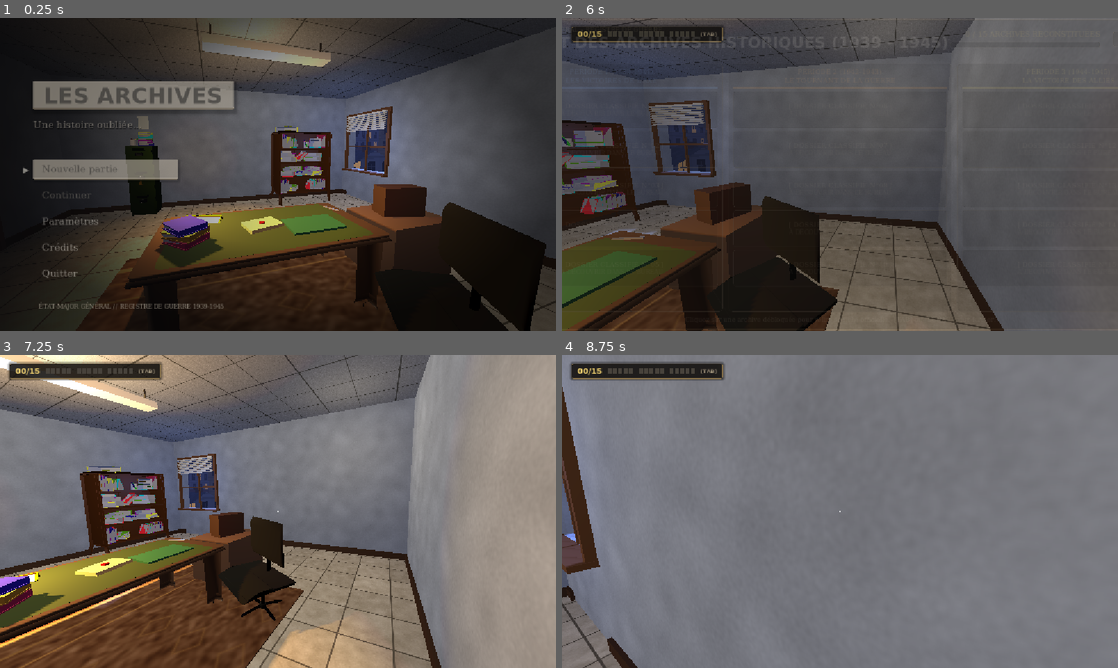
Above: before the commit, frames 1-4 (two rows, left to right).
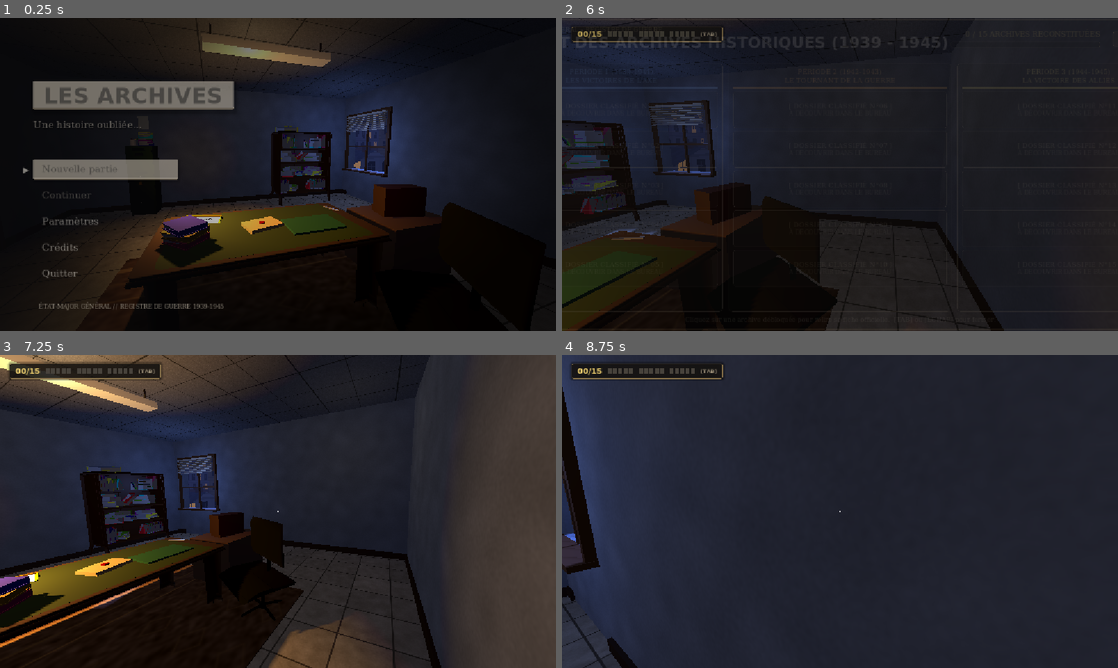
Above: after the commit, the same moments.

Repository: NexorrDev/Godot-WW2
Game: Godot game, scene res://scenes/main_game.tscn
The game is run twice, just before and just after one commit, with the same random seed, the same clock (stepped at 60 frames per second) and the same inputs.
Inputs (mouse positions are in pixels of both pictures, inside the frame that each line leads up to):
- Up to frame 1 (0.25 s): no input
- Up to frame 2 (6 s): click "Nouvelle partie" at 0.5 s; tap Enter at 1.25, 2.75, 4.25 s; move the mouse to (867, 174) at 1.27 s; hold W 1.28-2 s; tap Tab at 1.35 s; click (867, 174) at 1.42 s; tap Space at 2, 3.5, 5 s; drag from (728, 190) to (812, 237) at 2.02 s; move the mouse to (895, 105) at 2.77 s; hold D 2.78-3.5 s; tap E at 2.85 s; drag from (812, 237) to (673, 127) at 3.52 s; move the mouse to (1006, 221) at 4.27 s; hold A 4.28-5 s; hold Q 4.28-5 s; drag from (673, 127) to (756, 96) at 5.02 s; move the mouse to (867, 174) at 5.77 s; hold S from 5.78 s (still down); tap J at 5.85 s; click (867, 174) at 5.92 s
- Up to frame 3 (7.25 s): move the mouse to (255, 505) at 6.52 s; release S at 6.53 s; hold D from 6.53 s (still down); tap E at 6.6 s
- Up to frame 4 (8.75 s): move the mouse to (867, 511) at 7.27 s; release D at 7.28 s; hold Z 7.28-8.03 s; hold W from 7.28 s (still down); move the mouse to (812, 511) at 8.02 s; tap Q at 8.1 s; click (812, 511) at 8.17 s

The runs differ from the first frame. In frame 1, 56% of the frame differs, in the area x 14-100%, y 0-100%; in frame 2, 84%; in frame 3, 96%; in frame 4, 99%, in the area x 0-100%, y 0-100%.

Commit message:
Lumière plus contrastée entre les périodes, texte de la plaque sur le chevalet, oiseaux avec vraies ailes qui tournent au-dessus de la rue
Co-Authored-By: Claude Sonnet 5.5 <noreply@anthropic.com>
Claude-Session: https://claude.ai/code/session_019jx8jc2EtZW8BPq9GZRgmx

Diff:
--- a/ww-2-archives-game/scenes/main_game.tscn
+++ b/ww-2-archives-game/scenes/main_game.tscn
@@ -104,7 +104,7 @@
 model_path = "res://assets/models/louka/bureau.glb"
 collision_height = 0.76
 label_text = "ARCHIVISTE"
-label_pos = Vector3(0.23, 0.824, -0.435)
+label_pos = Vector3(0.18, 0.797, -0.435)
 
 [node name="Chaise" type="StaticBody3D" parent="."]
 transform = Transform3D(-0.94, 0, 0.34, 0, 1, 0, -0.34, 0, -0.94, 0.95, 0, 1.55)
--- a/ww-2-archives-game/scripts/office_room.gd
+++ b/ww-2-archives-game/scripts/office_room.gd
@@ -33,19 +33,19 @@
 const PRESETS: Dictionary = {
 	1: { # NUIT FROIDE : lune bleue par la fenêtre, lampe de bureau chaude, crépuscule dehors
 		"light_color": Color(0.42, 0.56, 1.0), "light_energy": 0.95, "light_dir": Vector3(-0.78, -0.50, 0.30),
-		"ambient_color": Color(0.30, 0.33, 0.44), "ambient_energy": 1.0, "ceiling": 1.1,
+		"ambient_color": Color(0.13, 0.15, 0.24), "ambient_energy": 0.85, "ceiling": 0.10, "corner": 0.03,
 		"lamp": 1.7, "fill_color": Color(0.45, 0.56, 0.85), "fill": 0.40,
 		"bg": Color(0.02, 0.02, 0.04), "sky": "dusk",
 	},
 	2: { # AUBE : lumière orangée rasante
 		"light_color": Color(1.0, 0.70, 0.46), "light_energy": 1.25, "light_dir": Vector3(-0.92, -0.26, 0.22),
-		"ambient_color": Color(0.42, 0.38, 0.44), "ambient_energy": 0.95, "ceiling": 0.9,
+		"ambient_color": Color(0.30, 0.26, 0.32), "ambient_energy": 0.75, "ceiling": 0.22, "corner": 0.07,
 		"lamp": 1.7, "fill_color": Color(1.0, 0.65, 0.40), "fill": 0.7,
 		"bg": Color(0.05, 0.04, 0.06), "sky": "dawn",
 	},
 	3: { # PLEIN JOUR : soleil franc, lampe presque inutile
 		"light_color": Color(1.0, 0.95, 0.82), "light_energy": 1.7, "light_dir": Vector3(-0.72, -0.66, 0.18),
-		"ambient_color": Color(0.55, 0.57, 0.62), "ambient_energy": 1.0, "ceiling": 0.5,
+		"ambient_color": Color(0.52, 0.54, 0.58), "ambient_energy": 1.0, "ceiling": 0.25, "corner": 0.12,
 		"lamp": 0.5, "fill_color": Color(1.0, 0.97, 0.9), "fill": 0.5,
 		"bg": Color(0.20, 0.22, 0.25), "sky": "day",
 	},
@@ -56,6 +56,7 @@
 var lamp: OmniLight3D
 var fill: OmniLight3D
 var ceil_light: OmniLight3D
+var corner_lights: Array[OmniLight3D] = []
 var env: Environment
 var window_view: WindowView
 var current_period: int = 1
@@ -109,6 +110,8 @@
 
 	lamp.light_energy = lerpf(a["lamp"], b["lamp"], t)
 	ceil_light.light_energy = lerpf(a.get("ceiling", 1.0), b.get("ceiling", 1.0), t)
+	for c in corner_lights:
+		c.light_energy = lerpf(a.get("corner", 0.1), b.get("corner", 0.1), t)
 	var fa: Color = a["fill_color"]
 	fill.light_color = fa.lerp(b["fill_color"], t)
 	fill.light_energy = lerpf(a["fill"], b["fill"], t)
@@ -363,7 +366,7 @@
 	env.tonemap_mode = Environment.TONE_MAPPER_FILMIC
 	env.fog_enabled = true
 	env.fog_light_color = Color(0.06, 0.07, 0.11)
-	env.fog_density = 0.004
+	env.fog_density = 0.008
 	we.environment = env
 	add_child(we)
 
@@ -404,6 +407,7 @@
 		c.light_energy = 0.35
 		c.omni_range = 6.0
 		add_child(c)
+		corner_lights.append(c)
 
 	# Appoint près de la fenêtre : donne la lueur de la lumière extérieure sur le mur et les meubles
 	fill = OmniLight3D.new()
--- a/ww-2-archives-game/scripts/prop3d.gd
+++ b/ww-2-archives-game/scripts/prop3d.gd
@@ -11,7 +11,9 @@
 ## Texte optionnel posé à plat sur le modèle (ex. plaque nominative du bureau), lisible depuis +Z du monde
 @export var label_text: String = ""
 @export var label_pos: Vector3 = Vector3.ZERO
-@export var label_pixel_size: float = 0.00032
+@export var label_pixel_size: float = 0.00042
+## Inclinaison du texte (degrés) : la plaque nominative est un chevalet incliné
+@export var label_tilt_deg: float = 27.0
 
 func _ready() -> void:
 	if model_path == "" or get_child_count() > 0:
@@ -32,10 +34,12 @@
 		l.outline_size = 0
 		l.shaded = false
 		l.double_sided = false
-		l.position = label_pos
-		# à plat : droite du texte = +Z local, haut du texte = +X local, normale = +Y
-		l.basis = Basis(Vector3(0, 0, 1), Vector3(1, 0, 0), Vector3(0, 1, 0))
+		l.top_level = true  # ignore l'échelle du bureau : le texte reste net
 		inst.add_child(l)
+		l.global_position = to_global(label_pos)
+		var tilt := deg_to_rad(label_tilt_deg)
+		# texte lisible depuis le sud (+Z monde), incliné comme la face du chevalet
+		l.global_basis = Basis(Vector3(1, 0, 0), Vector3(0, sin(tilt), -cos(tilt)), Vector3(0, cos(tilt), sin(tilt)))
 	if not collide:
 		return
 	var box := AABB()
--- a/ww-2-archives-game/scripts/window_view.gd
+++ b/ww-2-archives-game/scripts/window_view.gd
@@ -434,29 +434,73 @@
 	p.mesh = q
 	add_child(p)
 
+func _tri_mesh(tris: Array) -> ArrayMesh:
+	var verts := PackedVector3Array()
+	var norms := PackedVector3Array()
+	for t in tris:
+		for v in t:
+			verts.append(v)
+			norms.append(Vector3.UP)
+	var arr := []
+	arr.resize(Mesh.ARRAY_MAX)
+	arr[Mesh.ARRAY_VERTEX] = verts
+	arr[Mesh.ARRAY_NORMAL] = norms
+	var m := ArrayMesh.new()
+	m.add_surface_from_arrays(Mesh.PRIMITIVE_TRIANGLES, arr)
+	return m
+
 func _build_birds() -> void:
 	var mat := StandardMaterial3D.new()
 	mat.shading_mode = BaseMaterial3D.SHADING_MODE_UNSHADED
-	mat.albedo_color = Color(0.05, 0.05, 0.06)
+	mat.albedo_color = Color(0.04, 0.04, 0.05)
 	mat.cull_mode = BaseMaterial3D.CULL_DISABLED
-	for i in 5:
+	mat.disable_fog = true
+	# Corps : tête vers -Z, queue en éventail vers +Z (unités : mètres, ~oiseau de 0,5 m)
+	var body := _tri_mesh([
+		[Vector3(0, 0, -0.20), Vector3(-0.045, 0, -0.04), Vector3(0.045, 0, -0.04)],
+		[Vector3(-0.045, 0, -0.04), Vector3(0.045, 0, -0.04), Vector3(0, 0, 0.16)],
+		[Vector3(0, 0, 0.10), Vector3(-0.08, 0, 0.30), Vector3(0.08, 0, 0.30)],
+		[Vector3(0, 0.03, -0.10), Vector3(-0.03, 0, -0.04), Vector3(0.03, 0, -0.04)],
+	])
+	# Aile droite (la gauche est son miroir) : bord d'attaque avancé, bout effilé et recourbé vers l'arrière
+	var wing_pts := [Vector3(0.03, 0, -0.07), Vector3(0.30, 0.02, -0.10), Vector3(0.62, 0.0, 0.08),
+		Vector3(0.40, 0, 0.16), Vector3(0.03, 0, 0.18)]
+	var wing_r := _tri_mesh([
+		[wing_pts[0], wing_pts[1], wing_pts[4]],
+		[wing_pts[1], wing_pts[3], wing_pts[4]],
+		[wing_pts[1], wing_pts[2], wing_pts[3]],
+	])
+	var wing_l := _tri_mesh([
+		[Vector3(-0.03, 0, -0.07), Vector3(-0.03, 0, 0.18), Vector3(-0.30, 0.02, -0.10)],
+		[Vector3(-0.30, 0.02, -0.10), Vector3(-0.03, 0, 0.18), Vector3(-0.40, 0, 0.16)],
+		[Vector3(-0.30, 0.02, -0.10), Vector3(-0.40, 0, 0.16), Vector3(-0.62, 0.0, 0.08)],
+	])
+	for i in 7:
 		var bird := Node3D.new()
+		bird.scale = Vector3.ONE * rng.randf_range(1.5, 2.2)
 		bird.set_meta("z0", win_z + 25.0 - i * 9.0)
 		bird.set_meta("speed", rng.randf_range(3.5, 5.0))
 		bird.set_meta("phase", rng.randf() * 6.0)
-		bird.set_meta("base_y", rng.randf_range(1.5, 6.0))
+		bird.set_meta("base_y", rng.randf_range(1.5, 7.0))
 		bird.set_meta("off", rng.randf() * 60.0)
+		bird.set_meta("rate", rng.randf_range(6.5, 9.0))
+		bird.set_meta("radius", rng.randf_range(3.5, 5.0))
+		bird.set_meta("cz", win_z + rng.randf_range(-7.0, 4.0))
+		bird.set_meta("dir", 1.0 if i % 2 == 0 else -1.0)
+		var mb := MeshInstance3D.new()
+		mb.mesh = body
+		mb.material_override = mat
+		mb.cast_shadow = GeometryInstance3D.SHADOW_CASTING_SETTING_OFF
+		bird.add_child(mb)
 		for side in [-1, 1]:
-			var wing := MeshInstance3D.new()
-			var qm := QuadMesh.new()
-			qm.size = Vector2(0.5, 0.12)
-			wing.mesh = qm
-			wing.material_override = mat
-			wing.position = Vector3(0, 0, side * 0.25)
-			wing.rotation_degrees = Vector3(90, 90, 0)
-			wing.name = "Aile_%d" % side
-			wing.cast_shadow = GeometryInstance3D.SHADOW_CASTING_SETTING_OFF
-			bird.add_child(wing)
+			var hinge := Node3D.new()
+			hinge.name = "Aile_%d" % side
+			var mw := MeshInstance3D.new()
+			mw.mesh = wing_r if side > 0 else wing_l
+			mw.material_override = mat
+			mw.cast_shadow = GeometryInstance3D.SHADOW_CASTING_SETTING_OFF
+			hinge.add_child(mw)
+			bird.add_child(hinge)
 		bird.visible = false
 		add_child(bird)
 		birds.append(bird)
@@ -468,13 +512,27 @@
 		return
 	var t := Time.get_ticks_msec() / 1000.0
 	for b in birds:
-		var span := 130.0
-		var z := fposmod(float(b.get_meta("z0")) + float(b.get_meta("off")) - t * float(b.get_meta("speed")), span) - 75.0 + win_z
-		b.position = Vector3(x0 + 7.0 + sin(t * 0.3 + float(b.get_meta("phase"))) * 2.0, float(b.get_meta("base_y")) + sin(t * 0.7 + float(b.get_meta("phase"))) * 0.6, z)
+		var ph := float(b.get_meta("phase"))
+		# Les oiseaux tournent en rond au-dessus de la rue : on les voit de profil, de face, de dos
+		var r := float(b.get_meta("radius"))
+		var dir := float(b.get_meta("dir"))
+		var sp := float(b.get_meta("speed"))
+		var ang := ph + dir * t * sp / r
+		var cx := x0 + 13.5
+		var cz := float(b.get_meta("cz"))
+		var y := float(b.get_meta("base_y")) + 1.5 + sin(t * 0.7 + ph) * 0.6
+		b.position = Vector3(cx + cos(ang) * r, y, cz + sin(ang) * r)
 		b.visible = true
-		var flap := sin(t * 11.0 + float(b.get_meta("phase"))) * 35.0
-		(b.get_node("Aile_-1") as Node3D).rotation_degrees = Vector3(90 + flap, 90, 0)
-		(b.get_node("Aile_1") as Node3D).rotation_degrees = Vector3(90 - flap, 90, 0)
+		var vx := -sin(ang) * dir
+		var vz := cos(ang) * dir
+		b.rotation = Vector3(0, atan2(-vx, -vz), dir * 0.45)
+		# Battements par salves, puis plané ailes ouvertes
+		var rate := float(b.get_meta("rate"))
+		var burst := clampf(sin(t * 0.55 + ph) * 3.0 + 0.8, 0.0, 1.0)
+		var flap := sin(t * rate + ph) * 38.0 * burst + 8.0 * (1.0 - burst)
+		(b.get_node("Aile_1") as Node3D).rotation_degrees = Vector3(0, 0, flap)
+		(b.get_node("Aile_-1") as Node3D).rotation_degrees = Vector3(0, 0, -flap)
+		b.position.y += sin(t * rate + ph) * 0.05 * burst
 
 # ---------------------------------------------------------------------------
 # Ambiance
